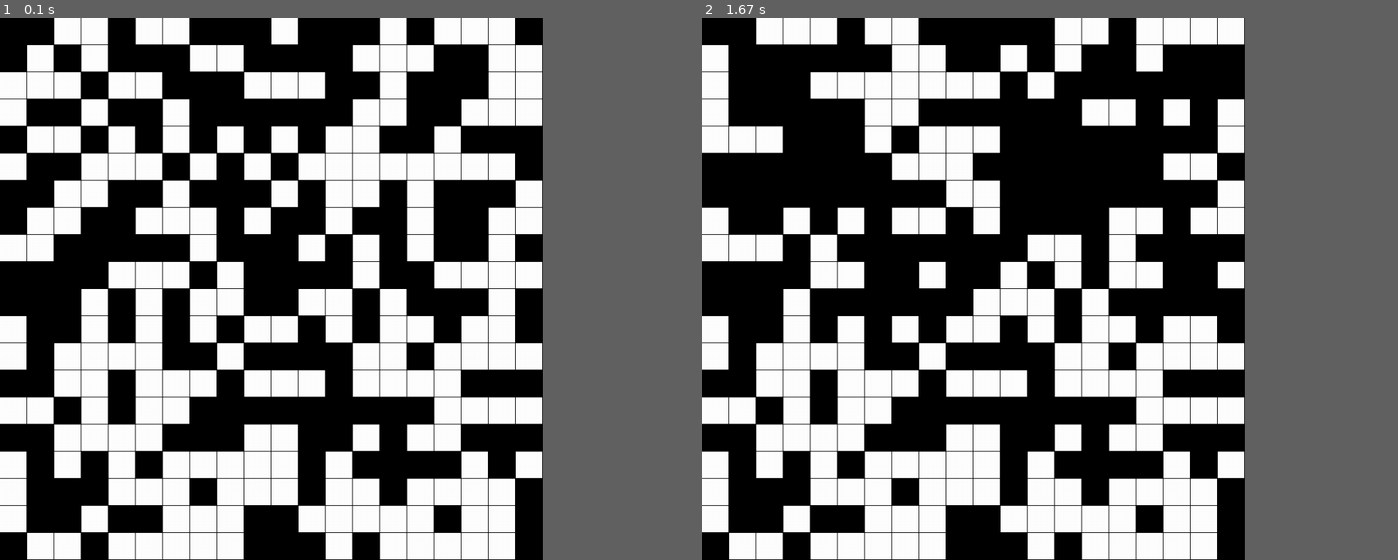
Above: before the commit, frames 1-2 (left to right).
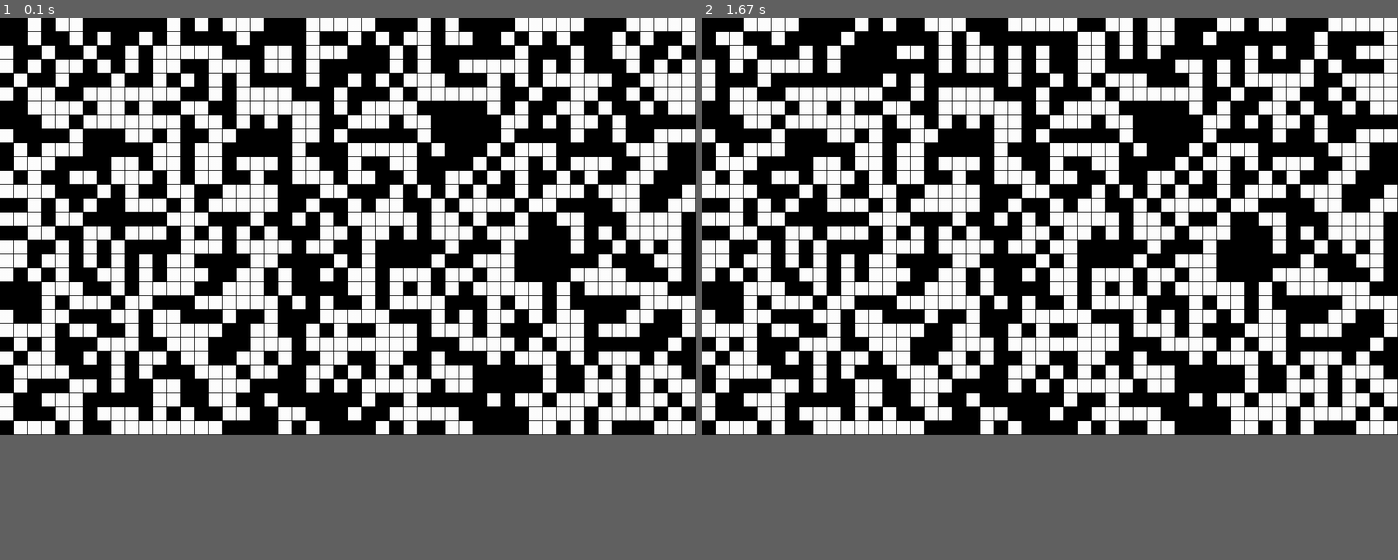
Above: after the commit, the same moments.

Repository: rissalhedna/Conway-Game-of-Life
Game: pygame game, started from interface.py
Same seed, same stepped clock (60 frames per second), same inputs: the game is played once before the commit and once after it.
Inputs (mouse positions are in pixels of both pictures, inside the frame that each line leads up to):
- Up to frame 1 (0.1 s): no input
- Up to frame 2 (1.67 s): tap Enter at 0.33 s; click (1056, 251) at 0.72 s
The window is 702x702 before the commit and 900x540 after it. Grey fills any space a smaller window leaves; there, only what the larger window draws over its background counts as a difference.

The runs differ from the first frame. In frame 1, 52% of the frame differs, in the area x 0-100%, y 0-100%; in frame 2, 52%.

Commit message:
Final versions

Diff:
--- a/interface.py
+++ b/interface.py
@@ -3,9 +3,9 @@
 from copy import deepcopy
 import time
 import random
-width = 20
-height = 20
-size = 40
+width = 50
+height = 30
+size = 20
 separation = 1
 
 class Cell:
